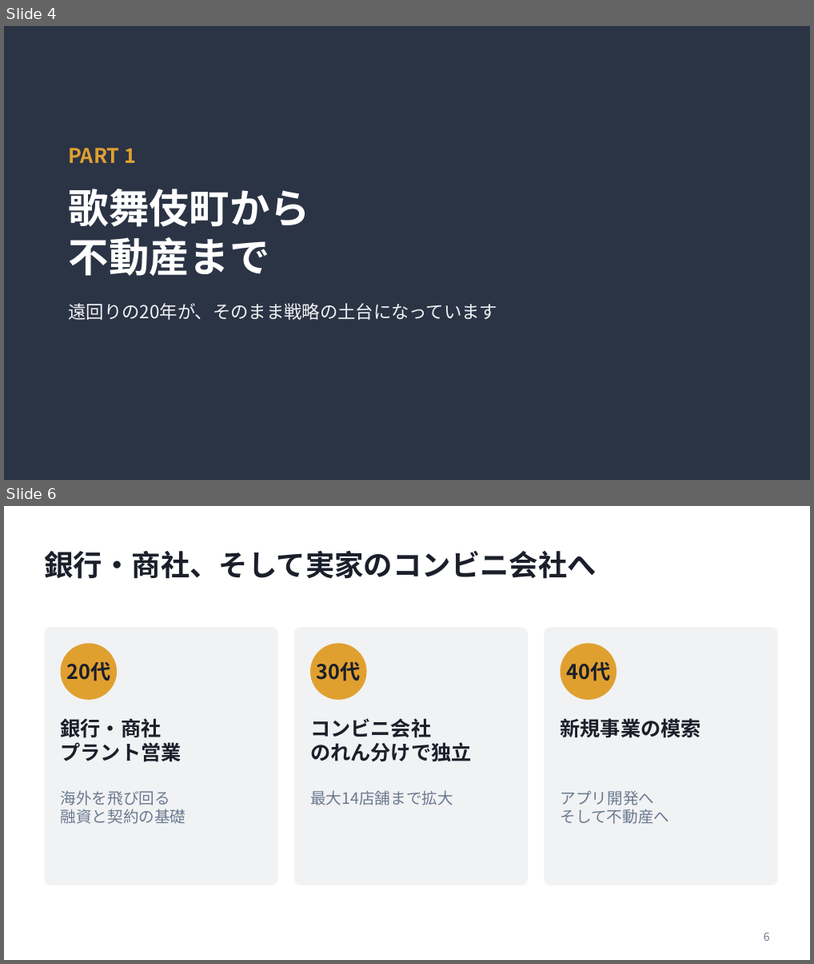
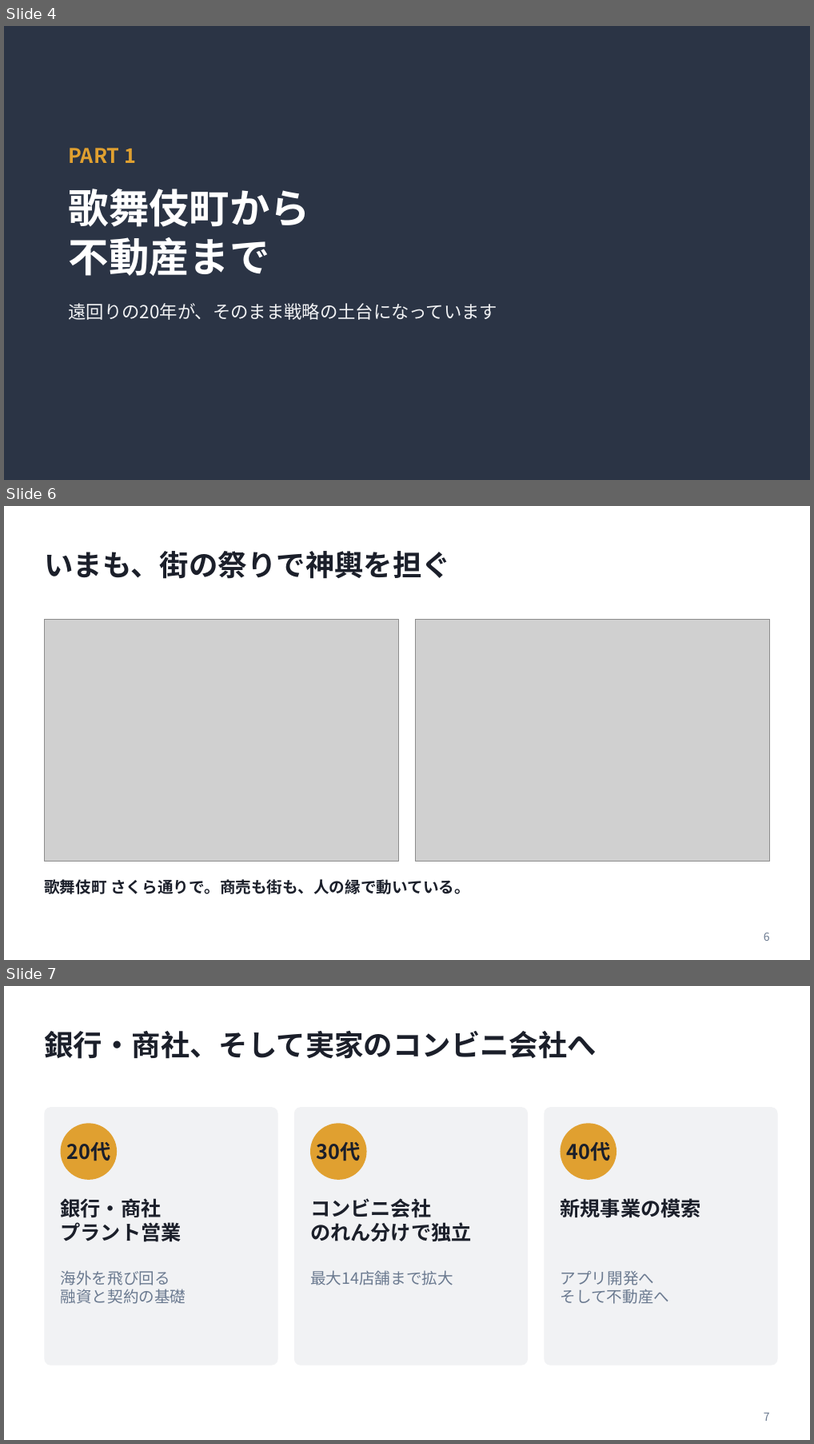
Before and after one commit to daisuke2009/avatars1, a slide deck: presentations/20261023_弱者の戦略_発表資料.pptx. Shown one above the other, each under a label of ours: slides 4 and 6 before the commit, slides 4, 6 and 7 after it; the slides between them are not shown. The pictures are 814x964 and 814x1444 pixels, drawn with LibreOffice and Linux fonts; fonts in the diff are those of the drawing; grey boxes stand for pictures. Boxes give left, top, right and bottom in pixels: in the first picture for what was removed or moved away, otherwise in the second. Text is boxed around its words. In the diff, an @@ line names an element or a change of style, - is before the commit and + after.

```diff
--- a/presentations/20261023_弱者の戦略_発表資料.pptx
+++ b/presentations/20261023_弱者の戦略_発表資料.pptx
@@ slide 6 added at box(4, 506, 810, 960), background #FFFFFF @@
@@ title added at box(44, 551, 451, 579), 26 pt, text #1B1F2A, bold @@
+いまも、街の祭りで神輿を担ぐ
@@ picture added at box(44, 619, 399, 861) @@
@@ picture added at box(415, 619, 770, 861) @@
@@ text added at box(44, 879, 470, 894), 14 pt, text #1B1F2A, bold @@
+歌舞伎町 さくら通りで。商売も街も、人の縁で動いている。
@@ page number added at box(764, 932, 770, 940), 10 pt, text #6B7A90 @@
+6
@@ what was slide 6 is now slide 7 @@
@@ page number at box(764, 1412, 770, 1420): text changed @@
-6
+7
```
Also in this commit, not shown: 5 slides changed, 3 other slides added, 1 slide removed.
